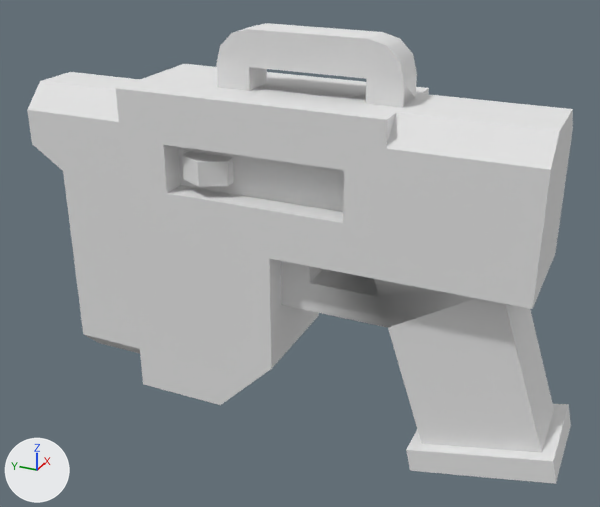
An edit to the OBJ model Assets/_Game/_Src/kenney_blaster-kit/Models/OBJ format/blasterK.obj, drawn before and after from the same camera.
Both versions are drawn from a 50 mm camera at (-0.573, -0.26, 0.274) aimed at (-0.004, -0.004, -0.011). The axes (+X, +Y, +Z) are drawn at lower left. The lights are the same throughout. Where no turn or scale is listed for an object, it has been applied to the vertices.

Names of what the first picture shows: 'blasterK'.
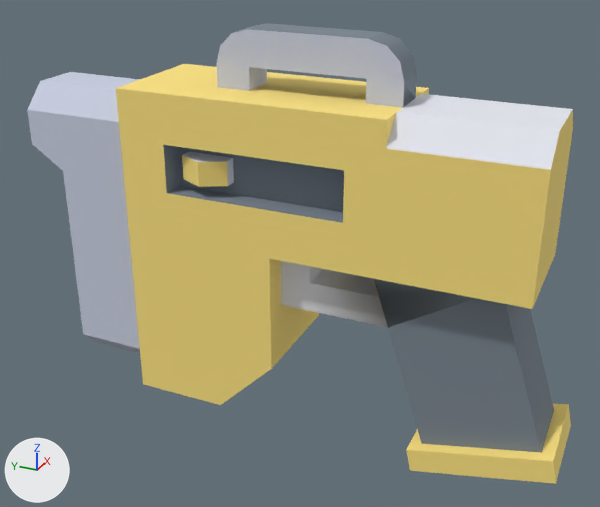
Pixel boxes [x1, y1, x2, y2] of what changed, in the pictures (600 x 507 px):
'blasterK', recoloured: [27, 23, 573, 484] in both

What the commit changed:
Material 'dark' (mat_dark) changes colour from white #e7e7e7 to grey #7a8691; in linear values from (0.8, 0.8, 0.8) to (0.196, 0.238, 0.283).
Material 'darkMetal' (mat_darkmetal) changes colour from white #e7e7e7 to light grey #cad1e3; in linear values from (0.8, 0.8, 0.8) to (0.592, 0.635, 0.769).
Material 'yellow' (mat_yellow) changes colour from white #e7e7e7 to yellow #ffe481; in linear values from (0.8, 0.8, 0.8) to (0.996, 0.776, 0.22).
